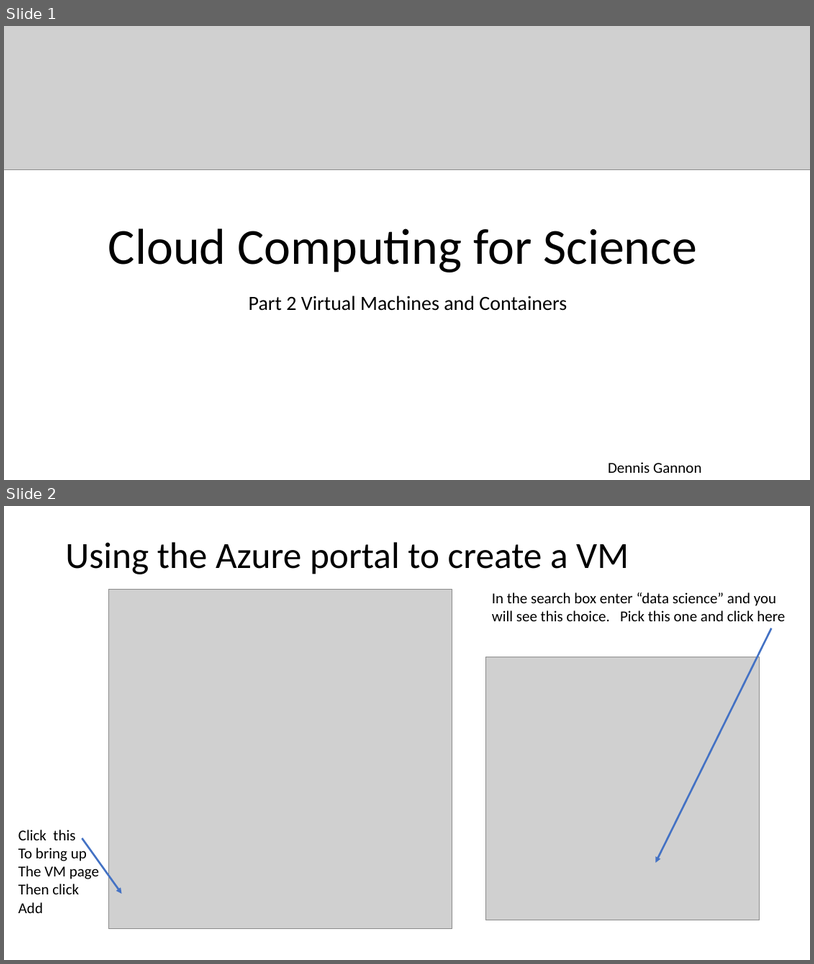
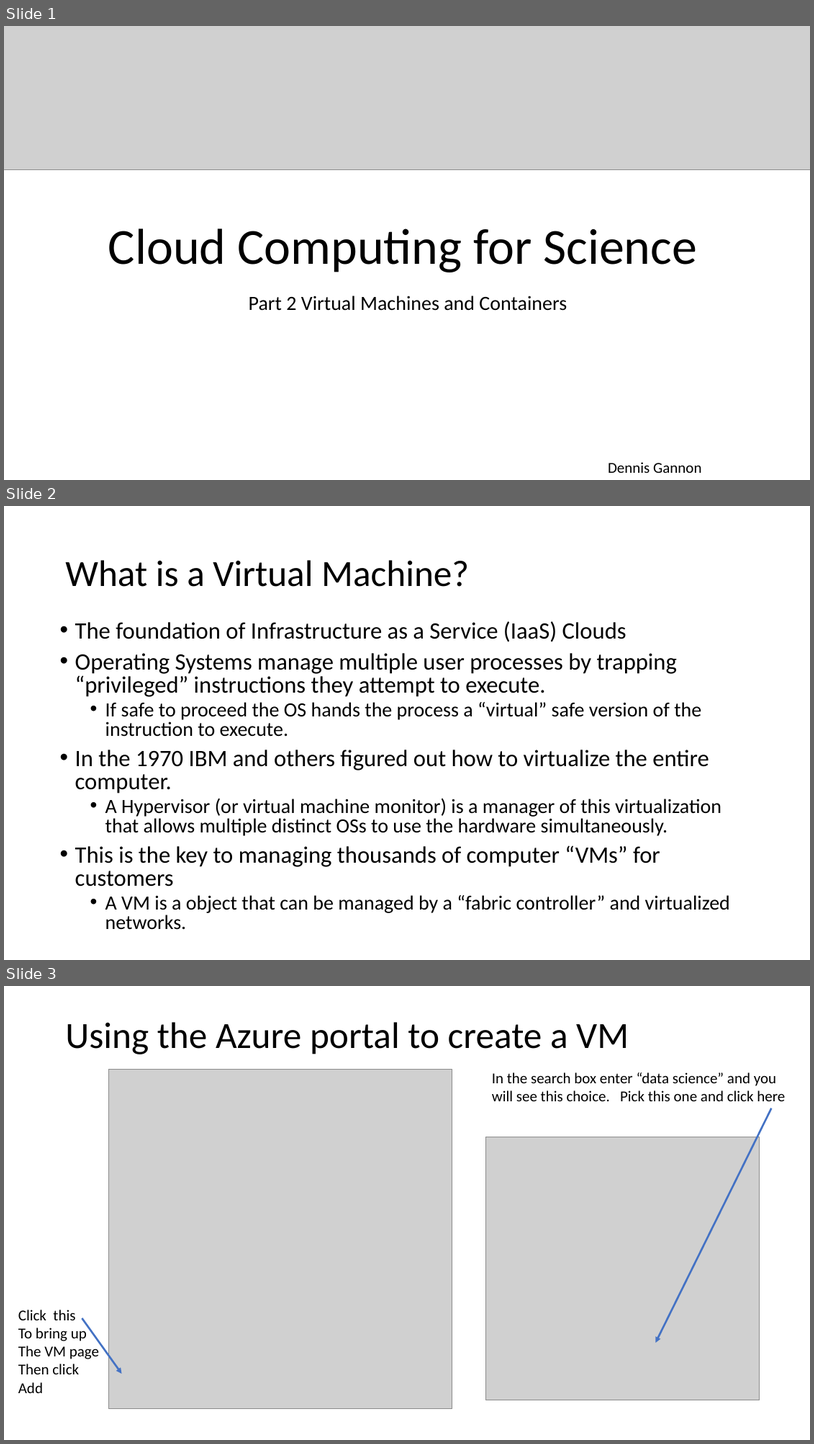
Before and after one commit to SciEngCloud/SciEngCloud.github.io, a slide deck: tutorial/cc4sr-part2.pptx. Shown one above the other, each under a label of ours: slides 1 and 2 before the commit, slides 1, 2 and 3 after it. The pictures are 814x964 and 814x1444 pixels, drawn with LibreOffice and Linux fonts; fonts in the diff are those of the drawing; grey boxes stand for pictures. Boxes give left, top, right and bottom in pixels: in the first picture for what was removed or moved away, otherwise in the second. Text is boxed around its words. In the diff, an @@ line names an element or a change of style, - is before the commit and + after.

```diff
--- a/tutorial/cc4sr-part2.pptx
+++ b/tutorial/cc4sr-part2.pptx
@@ slide 2 added at box(4, 506, 810, 960), background #FFFFFF @@
@@ title added at box(65, 560, 469, 587), 44 pt, text #000000 @@
+What is a Virtual Machine?
@@ text added at box(75, 621, 730, 929), 24 pt, text #000000 @@
+• The foundation of Infrastructure as a Service (IaaS) Clouds
+• Operating Systems manage multiple user processes by trapping “privileged” instructions they attempt to execute.
+  • If safe to proceed the OS hands the process a “virtual” safe version of the instruction to execute.
+• In the 1970 IBM and others figured out how to virtualize the entire computer.
+  • A Hypervisor (or virtual machine monitor) is a manager of this virtualization that allows multiple distinct OSs to use the hardware simultaneously.
+• This is the key to managing thousands of computer “VMs” for customers
+  • A VM is a object that can be managed by a “fabric controller” and virtualized networks.
@@ what was slide 2 is now slide 3 @@
```
Also in this commit, not shown: 1 slide changed, 43 other files.
